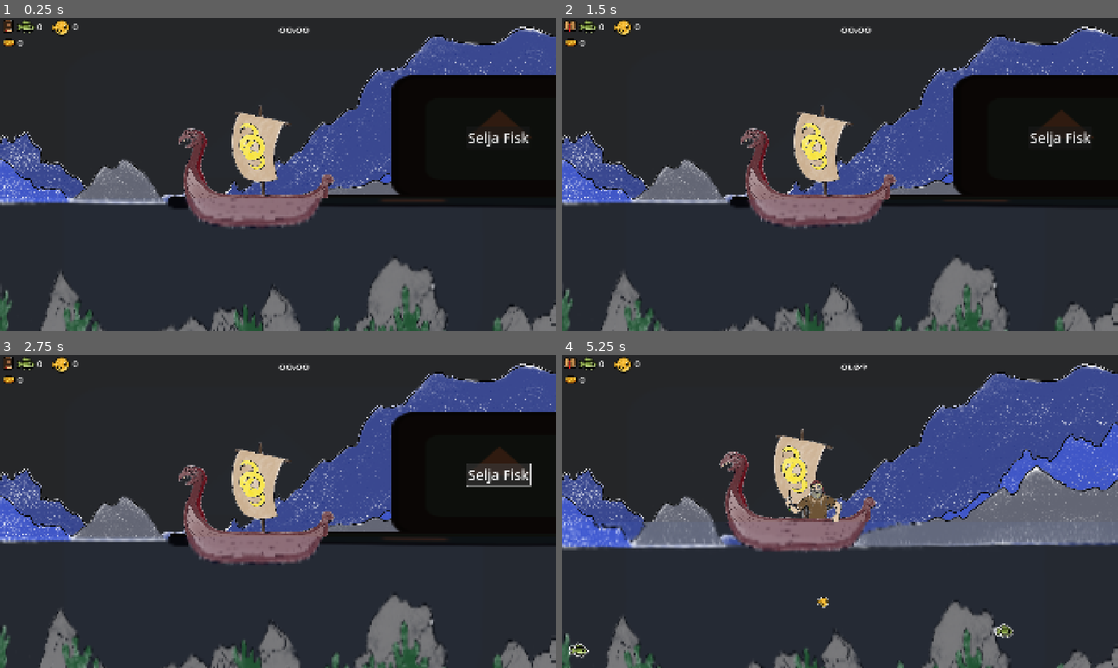
Above: before the commit, frames 1-4 (two rows, left to right).
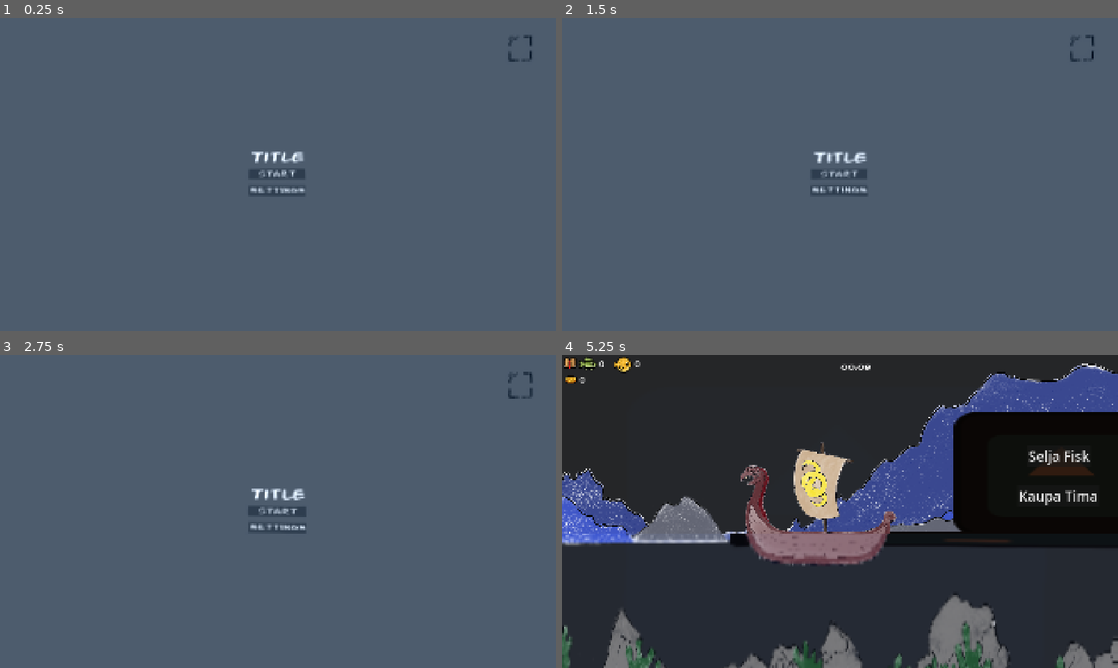
Above: after the commit, the same moments.

Repository: PARCISZEWSKI/fishinggwj
Game: Godot game, scene res://interface/main_menu.tscn
Same seed, same stepped clock (60 frames per second), same inputs: the game is played once before the commit and once after it. Before the commit the project starts from res://scenes/shop.tscn. The engine's default icon, where the game draws it, is replaced by a stand-in: a white triangle on a blue panel in a dark square.
Inputs (mouse positions are in pixels of both pictures, inside the frame that each line leads up to):
- Up to frame 1 (0.25 s): no input
- Up to frame 2 (1.5 s): click (567, 24) at 0.52 s; click (567, 24) at 1.27 s
- Up to frame 3 (2.75 s): click (500, 473) at 2 s, where only the run before the commit has a clickable "Selja Fisk"
- Up to frame 4 (5.25 s): click (840, 511) at 2.75 s, where only the run after the commit has a clickable "Start"; click (567, 361) at 3.5 s; click (567, 361) at 4.25 s; click (567, 361) at 5 s

The runs differ from the first frame. In frame 1, 98% of the frame differs, in the area x 0-100%, y 0-100%; in frame 2, 98%; in frame 3, 98%; in frame 4, 24%.

Commit message:
Timer works + assets

Diff:
--- a/interface/collectibles.gd
+++ b/interface/collectibles.gd
@@ -14,7 +14,6 @@
 
 #Changes to the shop scene if in main scene and vise versa
 func _on_history_button_pressed() -> void:
-	SupplyTimer.pause_timer()
 
 	if get_tree().current_scene.scene_file_path == "res://scenes/main.tscn":
 		get_tree().change_scene_to_file("res://scenes/shop.tscn")
--- a/interface/game_over_timer.gd
+++ b/interface/game_over_timer.gd
@@ -2,12 +2,12 @@
 
 # Called when the node enters the scene tree for the first time.
 func _ready() -> void:
-	SupplyTimer.start()
+	pass
 
 
 # Called every frame. 'delta' is the elapsed time since the previous frame.
 func _process(delta: float) -> void:
-	if SupplyTimer.wait_time:
+	if SupplyTimer.time_left:
 		$Label.text = "%0*d" % [2, SupplyTimer.time_to_minutes().x] + ":" + "%0*d" % [2, SupplyTimer.time_to_minutes().y]
 	else:
 		$Label.text = "%0*d" % [2, SupplyTimer.time_to_minutes(SupplyTimer.supply_left).x] + ":" + "%0*d" % [2, SupplyTimer.time_to_minutes(SupplyTimer.supply_left).y]
--- a/interface/main_menu.gd
+++ b/interface/main_menu.gd
@@ -24,6 +24,7 @@
 
 
 func _ready() -> void:
+	SupplyTimer.pause_timer()
 	get_tree().paused = false
 	if skipMenu: #Skips menu if variable set to true, shortcut for testing
 		get_tree().change_scene_to_packed(startLevel)
--- a/project.godot
+++ b/project.godot
@@ -11,7 +11,7 @@
 [application]
 
 config/name="fishingGWJ"
-run/main_scene="uid://du3bwnt3hbcer"
+run/main_scene="uid://hijht0dsuvgo"
 config/features=PackedStringArray("4.4", "GL Compatibility")
 config/icon="res://icon.svg"
 
@@ -23,7 +23,7 @@
 
 Enums="*res://singletons/enums.gd"
 Audio="*res://singletons/Audio.tscn"
-SupplyTimer="*res://singletons/supply_timer.tscn"
+SupplyTimer="*res://singletons/supply_timer.gd"
 
 [display]
 
--- a/scenes/main.gd
+++ b/scenes/main.gd
@@ -8,6 +8,3 @@
 # Called when the node enters the scene tree for the first time.
 func _ready() -> void:
 	SupplyTimer.start_timer()
-
-func _exit_tree() -> void:
-	SupplyTimer.pause_timer()
--- a/scenes/shop.gd
+++ b/scenes/shop.gd
@@ -1,4 +1,10 @@
 extends Node2D
+
+@export var bass_price: int = 5
+@export var puffer_price: int = 10
+@export var supply_price: int = 50
+@export var supply_amount: float = 10.0
+
 func _ready():
 	SupplyTimer.pause_timer()
 
@@ -7,9 +13,17 @@
 func _on_sell_fish_pressed() -> void:
 	if Currency.bass_caught > 0:
 		Currency.bass_caught -= 1
-		Currency.krona += 5
+		Currency.krona += bass_price
 	elif Currency.bass_caught <= 0 && Currency.puffer_caught > 0:
 		Currency.puffer_caught -= 1
-		Currency.krona += 10
+		Currency.krona += puffer_price
 	else:
 		print("not enough fish")
+
+
+func _on_buy_time_button_down() -> void:
+	if Currency.krona > supply_price:
+		Currency.krona -= supply_price
+		SupplyTimer.add_time(supply_amount)
+	else:
+		print("Skibidi")
--- a/scenes/shop.tscn
+++ b/scenes/shop.tscn
@@ -29,7 +29,7 @@
 shader_parameter/speed = Vector2(0.03, 0.07)
 shader_parameter/wave_strength = 2.0
 shader_parameter/scale_y = 100.0
-shader_parameter/y_zoom = 0.350494
+shader_parameter/y_zoom = 0.424098
 
 [sub_resource type="CanvasTexture" id="CanvasTexture_yuijs"]
 
@@ -93,11 +93,19 @@
 
 [node name="collectibles" parent="." instance=ExtResource("12_24it5")]
 
+[node name="buy_time" type="Button" parent="."]
+offset_left = 1572.0
+offset_top = 447.0
+offset_right = 1854.0
+offset_bottom = 522.0
+theme_override_font_sizes/font_size = 48
+text = "Kaupa Tima"
+
 [node name="sell_fish" type="Button" parent="."]
-offset_left = 1611.0
-offset_top = 374.0
-offset_right = 1830.0
-offset_bottom = 449.0
+offset_left = 1606.0
+offset_top = 309.0
+offset_right = 1825.0
+offset_bottom = 384.0
 theme_override_font_sizes/font_size = 48
 text = "Selja Fisk"
 
@@ -107,4 +115,5 @@
 offset_right = 960.0
 offset_bottom = 30.0
 
+[connection signal="button_down" from="buy_time" to="." method="_on_buy_time_button_down"]
 [connection signal="pressed" from="sell_fish" to="." method="_on_sell_fish_pressed"]
--- a/singletons/supply_timer.gd
+++ b/singletons/supply_timer.gd
@@ -1,23 +1,45 @@
 extends Timer
 
+var game_over_scene: PackedScene
+static var supply_left: float = 10.0  # Default time (seconds)
 
-var game_over_scene: PackedScene
-static var supply_left: float ##Seconds of supply left
+func _ready():
+	# Connect timeout signal (if needed)
+	timeout.connect(_on_timeout)
 
 func start_timer():
-	print("start:", time_left, supply_left)
-	start(supply_left)
+	if supply_left <= 0:
+		print("Cannot start timer: time is zero!")
+		return
+
+	print("start:", supply_left)
+	wait_time = supply_left
+	start()  # Uses the built-in Timer (since this script extends Timer)
 
 func pause_timer():
+	if is_stopped():
+		return  # Already paused
+
 	print("pause:", time_left, supply_left)
 	supply_left = time_left
 	stop()
 
-func time_to_minutes(time: float = time_left) -> Vector2i: ## Returns minutes(x) and seconds(y)
-	var minutes: int = floor(time / 60)
-	var seconds: int = floori(time) % 60
-	return Vector2(minutes, seconds)
+func add_time(seconds: float):
+	supply_left = max(supply_left + seconds, 0)  # Prevent negative time
+	print("Added time. New supply: ", supply_left)
 
+	# Restart timer if it was running
+	if not is_stopped():
+		start_timer()
 
-func _on_timeout() -> void:
-	pass # Replace with function body.
+func time_to_minutes(time: float = time_left if not is_stopped() else supply_left) -> Vector2i:
+	var time_remaining = time if time > 0 else 0
+	var minutes: int = floor(time_remaining / 60)
+	var seconds: int = floori(time_remaining) % 60
+	return Vector2i(minutes, seconds)
+
+func _on_timeout():
+	supply_left = 0  # Ensure it doesn't go negative
+	print("Supply depleted!")
+	if game_over_scene:
+		get_tree().change_scene_to_packed(game_over_scene)
--- a/singletons/supply_timer.tscn
+++ /dev/null
@@ -1,9 +0,0 @@
-[gd_scene load_steps=2 format=3 uid="uid://bx3kqnmr7bi4j"]
-
-[ext_resource type="Script" uid="uid://ow6tbvyktseu" path="res://singletons/supply_timer.gd" id="1_db16w"]
-
-[node name="SupplyTimer" type="Timer"]
-wait_time = 100.0
-script = ExtResource("1_db16w")
-
-[connection signal="timeout" from="." to="." method="_on_timeout"]
Binary file added: assets/bakgrunnur i.png
Not shown, added: assets/bakgrunnur i.png.import
Binary file added: assets/bottom_front.png
Not shown, added: assets/bottom_front.png.import
Binary file added: assets/clouds..png
Not shown, added: assets/clouds..png.import
Binary file added: assets/fish_2..png
Not shown, added: assets/fish_2..png.import
Binary file added: assets/fish_3..png
Not shown, added: assets/fish_3..png.import
Binary file added: assets/fiskur_1..png
Not shown, added: assets/fiskur_1..png.import
